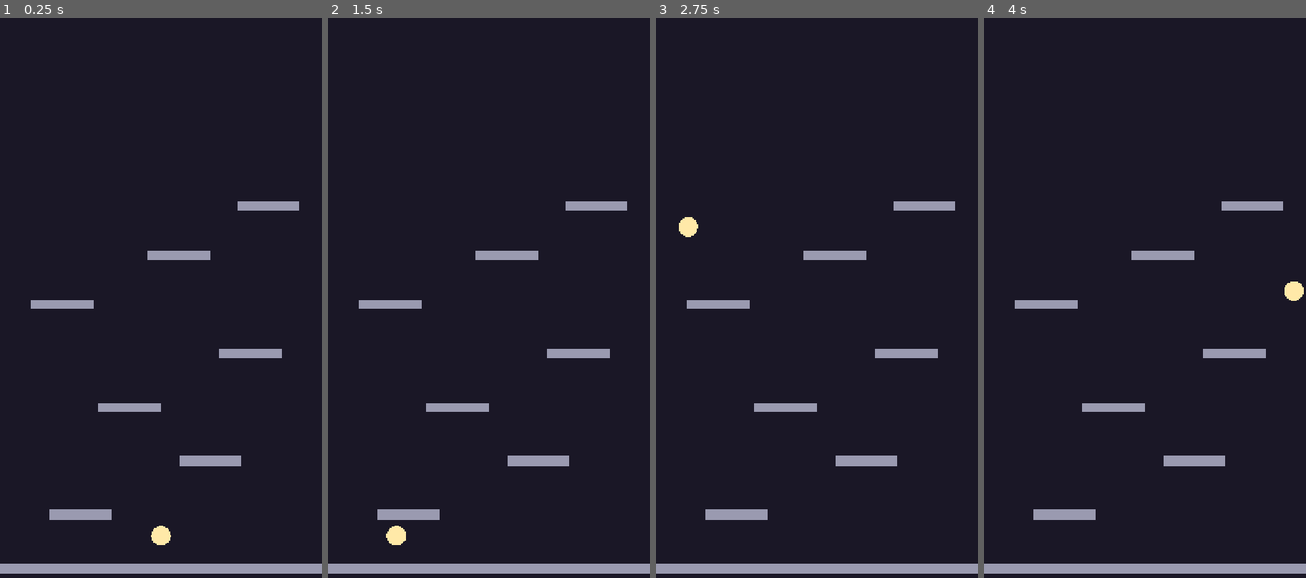
Above: before the commit, frames 1-4 (left to right).
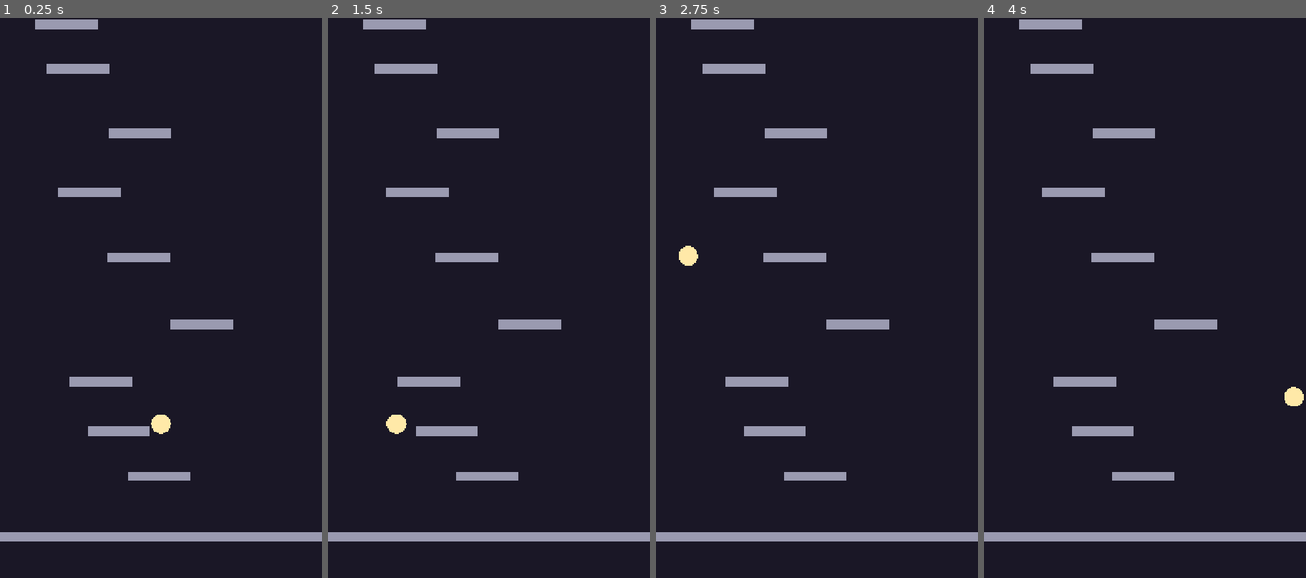
Above: after the commit, the same moments.

Repository: fedichkin/spark-climb
Game: Godot game, scene res://game/game.tscn
Same seed, same stepped clock (60 frames per second), same inputs: the game is played once before the commit and once after it. Before the commit the project starts from res://sandbox/m1_jump_test.tscn.
Inputs (mouse positions are in pixels of both pictures, inside the frame that each line leads up to):
- Up to frame 1 (0.25 s): no input
- Up to frame 2 (1.5 s): move the mouse to (559, 275) at 0.52 s; hold Right (move_right) from 0.53 s (still down); move the mouse to (424, 331) at 1.27 s
- Up to frame 3 (2.75 s): move the mouse to (849, 180) at 2.02 s; release Right (move_right) at 2.03 s; hold Left (move_left) from 2.03 s (still down)
- Up to frame 4 (4 s): move the mouse to (1128, 421) at 2.77 s; release Left (move_left) at 2.78 s; hold Right (move_right) from 2.78 s (still down); move the mouse to (1241, 387) at 3.52 s

The runs differ from the first frame. In frame 1, 8.8% of the frame differs, in the area x 0-100%, y 0-100%; in frame 2, 8.8%; in frame 3, 8.9%; in frame 4, 8.9%.

Commit message:
feat: add PlatformGenerator with spawning ahead and despawning below camera

Diff:
--- a/config/game_config.gd
+++ b/config/game_config.gd
@@ -43,5 +43,15 @@
 @export var scroll_max_speed: float = 160.0
 
 @export_group("Generation")
+## World units: how many pixels make one meter of height.
+@export var pixels_per_meter: float = 100.0
+## How far above the camera top platforms are created, in screen heights.
+@export var spawn_ahead_screens: float = 1.5
+## Platforms this far below the camera bottom are freed, px.
+@export var despawn_margin: float = 200.0
+## Minimal gap between a platform and the screen edge, px.
+@export var horizontal_margin: float = 10.0
+## Distance from the visible area bottom to the start platform center, px.
+@export var start_platform_bottom_offset: float = 120.0
 ## Difficulty steps by height, sorted by min_height_m (GAME_SPEC §10).
 @export var difficulty_tiers: Array[DifficultyTier] = []
--- /dev/null
+++ b/game/camera_controller.gd
@@ -0,0 +1,19 @@
+## Run camera. Anchored at the top-left corner, so `position.y` is the top
+## edge of the visible area. Exposes the visible bounds for other systems.
+## Following the hero and auto-scroll are added in M2 task 4.
+class_name CameraController
+extends Camera2D
+
+
+func _ready() -> void:
+	anchor_mode = Camera2D.ANCHOR_MODE_FIXED_TOP_LEFT
+
+
+## World Y of the top edge of the visible area.
+func get_top_y() -> float:
+	return global_position.y
+
+
+## World Y of the bottom edge of the visible area.
+func get_bottom_y() -> float:
+	return global_position.y + get_viewport().get_visible_rect().size.y
--- /dev/null
+++ b/game/game.gd
@@ -0,0 +1,20 @@
+## Run scene root: wires the systems together and starts the run.
+## For now places a temporary full-width floor (replaced by the generated
+## start platform in M2 task 3) and the hero standing on it.
+extends Node2D
+
+@export var config: GameConfig
+
+@onready var _floor: Platform = $Platforms/Floor
+@onready var _player: Player = $Player
+@onready var _generator: PlatformGenerator = $PlatformGenerator
+
+
+func _ready() -> void:
+	var screen_size: Vector2 = get_viewport().get_visible_rect().size
+	var floor_y: float = screen_size.y - config.start_platform_bottom_offset
+	_floor.position = Vector2(screen_size.x / 2.0, floor_y)
+	_floor.setup(screen_size.x)
+	var floor_top_y: float = floor_y - config.platform_size.y / 2.0
+	_player.position = Vector2(screen_size.x / 2.0, floor_top_y - config.player_radius)
+	_generator.start(floor_y, randi())
--- /dev/null
+++ b/game/game.tscn
@@ -0,0 +1,40 @@
+[gd_scene format=3]
+
+[ext_resource type="Script" path="res://game/game.gd" id="1_game"]
+[ext_resource type="Resource" uid="uid://c1cgxidisq2dj" path="res://config/game_config.tres" id="2_config"]
+[ext_resource type="Script" path="res://game/platform_generator.gd" id="3_generator"]
+[ext_resource type="PackedScene" uid="uid://yphdmrg2ohjp" path="res://platforms/static_platform.tscn" id="4_static"]
+[ext_resource type="PackedScene" uid="uid://mkg0vx0q61u2" path="res://player/player.tscn" id="5_player"]
+[ext_resource type="Script" path="res://game/camera_controller.gd" id="6_camera"]
+
+[node name="Game" type="Node2D"]
+script = ExtResource("1_game")
+config = ExtResource("2_config")
+
+[node name="Background" type="CanvasLayer" parent="."]
+layer = -1
+
+[node name="Color" type="ColorRect" parent="Background"]
+anchors_preset = 15
+anchor_right = 1.0
+anchor_bottom = 1.0
+grow_horizontal = 2
+grow_vertical = 2
+color = Color(0.101960786, 0.09019608, 0.14901961, 1)
+
+[node name="Platforms" type="Node2D" parent="."]
+
+[node name="Floor" parent="Platforms" instance=ExtResource("4_static")]
+
+[node name="PlatformGenerator" type="Node" parent="." node_paths=PackedStringArray("camera", "platforms_root")]
+script = ExtResource("3_generator")
+config = ExtResource("2_config")
+camera = NodePath("../Camera")
+platforms_root = NodePath("../Platforms")
+static_platform_scene = ExtResource("4_static")
+
+[node name="Player" parent="." instance=ExtResource("5_player")]
+
+[node name="Camera" type="Camera2D" parent="."]
+anchor_mode = 0
+script = ExtResource("6_camera")
--- /dev/null
+++ b/game/platform_generator.gd
@@ -0,0 +1,72 @@
+## Builds the endless tower: creates platforms ahead of the camera, one row
+## at a time from bottom to top, and frees the ones that fell below it.
+## Vertical gaps come from DifficultyCurve; only static platforms for now.
+class_name PlatformGenerator
+extends Node
+
+@export var config: GameConfig
+@export var camera: CameraController
+## Parent node for spawned platforms.
+@export var platforms_root: Node2D
+@export var static_platform_scene: PackedScene
+
+var _rng: RandomNumberGenerator = RandomNumberGenerator.new()
+## World Y where height is 0 m.
+var _start_y: float = 0.0
+## World Y of the most recently spawned platform.
+var _last_y: float = 0.0
+var _running: bool = false
+
+
+## Starts generation above `start_y`. The same seed gives the same tower.
+func start(start_y: float, seed_value: int) -> void:
+	_rng.seed = seed_value
+	_start_y = start_y
+	_last_y = start_y
+	_running = true
+
+
+func _process(_delta: float) -> void:
+	if not _running:
+		return
+	_spawn_ahead()
+	_despawn_below()
+
+
+func _spawn_ahead() -> void:
+	var screen_height: float = get_viewport().get_visible_rect().size.y
+	var spawn_limit_y: float = camera.get_top_y() - config.spawn_ahead_screens * screen_height
+	var spawned: int = 0
+	while _last_y > spawn_limit_y:
+		_spawn_next()
+		spawned += 1
+	if spawned > 0:
+		print("Spawned %d platforms, alive: %d" % [spawned, platforms_root.get_child_count()])
+
+
+func _spawn_next() -> void:
+	var tier: DifficultyTier = DifficultyCurve.tier_for_height(config.difficulty_tiers, _height_m(_last_y))
+	_last_y -= _rng.randf_range(tier.gap_min, tier.gap_max)
+	var platform: Platform = static_platform_scene.instantiate() as Platform
+	platform.setup(config.platform_size.x)
+	platform.position = Vector2(_random_x(config.platform_size.x), _last_y)
+	platforms_root.add_child(platform)
+
+
+## Random X that keeps the whole platform `horizontal_margin` away from the edges.
+func _random_x(platform_width: float) -> float:
+	var screen_width: float = get_viewport().get_visible_rect().size.x
+	var half: float = platform_width / 2.0
+	return _rng.randf_range(config.horizontal_margin + half, screen_width - config.horizontal_margin - half)
+
+
+func _despawn_below() -> void:
+	var despawn_y: float = camera.get_bottom_y() + config.despawn_margin
+	for child: Node in platforms_root.get_children():
+		var platform: Node2D = child as Node2D
+		if platform != null and platform.global_position.y > despawn_y:
+			platform.queue_free()
+
+
+func _height_m(y: float) -> float:
+	return (_start_y - y) / config.pixels_per_meter
--- a/project.godot
+++ b/project.godot
@@ -11,7 +11,7 @@
 [application]
 
 config/name="spark-climb"
-run/main_scene="res://sandbox/m1_jump_test.tscn"
+run/main_scene="res://game/game.tscn"
 config/features=PackedStringArray("4.7", "GL Compatibility")
 config/icon="res://icon.svg"
 
Not shown, added: game/camera_controller.gd.uid
Not shown, added: game/game.gd.uid
Not shown, added: game/platform_generator.gd.uid
Not shown, changed: docs/GAME_SPEC.md
Not shown, changed: docs/ROADMAP.md
